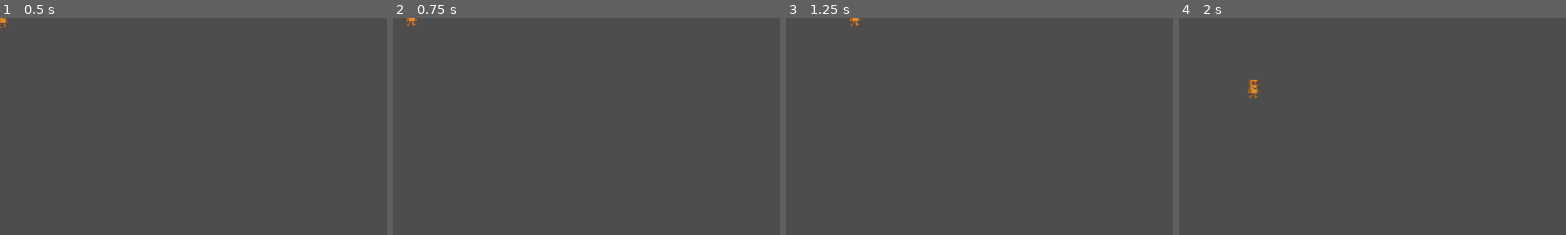
Above: before the commit, frames 1-4 (left to right).
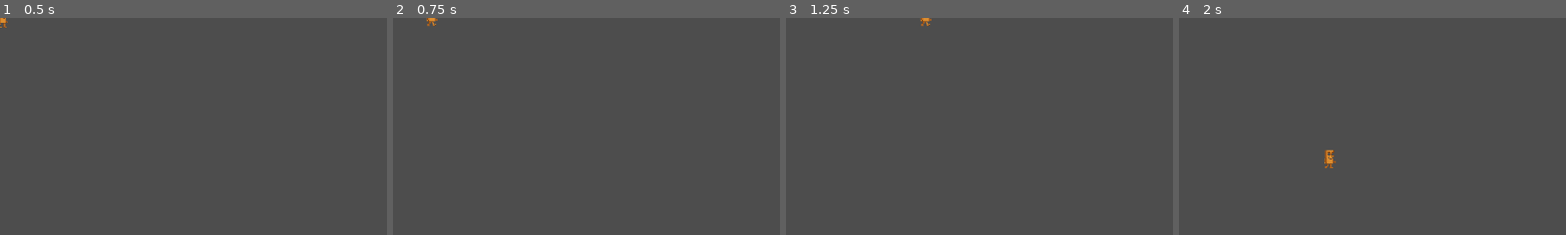
Above: after the commit, the same moments.

Repository: gabo4466/rogue_like_poc
Game: Godot game, scene res://scenes/level_1/level_1.tscn
Same seed, same stepped clock (60 frames per second), same inputs: the game is played once before the commit and once after it. This scene is started directly instead of the project's main scene.
Inputs:
- Up to frame 1 (0.5 s): no input
- Up to frame 2 (0.75 s): tap Enter at 0.5 s; hold Right (ui_right) from 0.53 s (still down)
- Up to frame 3 (1.25 s): keep holding Right (ui_right)
- Up to frame 4 (2 s): tap Space at 1.25 s; release Right (ui_right) at 1.28 s; hold Down (ui_down) from 1.28 s (still down)
The pictures show only the part of the screen within x 0-50%, y 0-50%; the shares and areas given below are measured in that part.

Frame 1 is identical in both runs. In frame 2, 0.1% of the frame differs, in the area x 3-12%, y 0-4%; in frame 3, 0.1%; in frame 4, 0.4%, in the area x 17-41%, y 28-70%.

Commit message:
refactor: simplifying movement logic

Diff:
--- a/project.godot
+++ b/project.godot
@@ -27,8 +27,7 @@
 }
 ui_right={
 "deadzone": 0.5,
-"events": [Object(InputEventKey,"resource_local_to_scene":false,"resource_name":"","device":0,"window_id":0,"alt_pressed":false,"shift_pressed":false,"ctrl_pressed":false,"meta_pressed":false,"pressed":false,"keycode":4194321,"physical_keycode":0,"key_label":0,"unicode":0,"location":0,"echo":false,"script":null)
-, Object(InputEventJoypadButton,"resource_local_to_scene":false,"resource_name":"","device":0,"button_index":14,"pressure":0.0,"pressed":false,"script":null)
+"events": [Object(InputEventJoypadButton,"resource_local_to_scene":false,"resource_name":"","device":0,"button_index":14,"pressure":0.0,"pressed":false,"script":null)
 , Object(InputEventJoypadMotion,"resource_local_to_scene":false,"resource_name":"","device":0,"axis":0,"axis_value":1.0,"script":null)
 , Object(InputEventKey,"resource_local_to_scene":false,"resource_name":"","device":-1,"window_id":0,"alt_pressed":false …(186 unchanged characters)…
 ]
@@ -49,3 +48,27 @@
 , Object(InputEventKey,"resource_local_to_scene":false,"resource_name":"","device":-1,"window_id":0,"alt_pressed":false …(186 unchanged characters)…
 ]
 }
+right={
+"deadzone": 0.2,
+"events": [Object(InputEventKey,"resource_local_to_scene":false,"resource_name":"","device":-1,"window_id":0,"alt_pressed":false,"shift_pressed":false,"ctrl_pressed":false,"meta_pressed":false,"pressed":false,"keycode":0,"physical_keycode":4194321,"key_label":0,"unicode":0,"location":0,"echo":false,"script":null)
+, Object(InputEventKey,"resource_local_to_scene":false,"resource_name":"","device":-1,"window_id":0,"alt_pressed":false,"shift_pressed":false,"ctrl_pressed":false,"meta_pressed":false,"pressed":false,"keycode":0,"physical_keycode":68,"key_label":0,"unicode":100,"location":0,"echo":false,"script":null)
+]
+}
+left={
+"deadzone": 0.2,
+"events": [Object(InputEventKey,"resource_local_to_scene":false,"resource_name":"","device":-1,"window_id":0,"alt_pressed":false,"shift_pressed":false,"ctrl_pressed":false,"meta_pressed":false,"pressed":false,"keycode":0,"physical_keycode":65,"key_label":0,"unicode":97,"location":0,"echo":false,"script":null)
+, Object(InputEventKey,"resource_local_to_scene":false,"resource_name":"","device":-1,"window_id":0,"alt_pressed":false,"shift_pressed":false,"ctrl_pressed":false,"meta_pressed":false,"pressed":false,"keycode":0,"physical_keycode":4194319,"key_label":0,"unicode":0,"location":0,"echo":false,"script":null)
+]
+}
+up={
+"deadzone": 0.2,
+"events": [Object(InputEventKey,"resource_local_to_scene":false,"resource_name":"","device":-1,"window_id":0,"alt_pressed":false,"shift_pressed":false,"ctrl_pressed":false,"meta_pressed":false,"pressed":false,"keycode":0,"physical_keycode":87,"key_label":0,"unicode":119,"location":0,"echo":false,"script":null)
+, Object(InputEventKey,"resource_local_to_scene":false,"resource_name":"","device":-1,"window_id":0,"alt_pressed":false,"shift_pressed":false,"ctrl_pressed":false,"meta_pressed":false,"pressed":false,"keycode":0,"physical_keycode":4194320,"key_label":0,"unicode":0,"location":0,"echo":false,"script":null)
+]
+}
+down={
+"deadzone": 0.2,
+"events": [Object(InputEventKey,"resource_local_to_scene":false,"resource_name":"","device":-1,"window_id":0,"alt_pressed":false,"shift_pressed":false,"ctrl_pressed":false,"meta_pressed":false,"pressed":false,"keycode":0,"physical_keycode":4194322,"key_label":0,"unicode":0,"location":0,"echo":false,"script":null)
+, Object(InputEventKey,"resource_local_to_scene":false,"resource_name":"","device":-1,"window_id":0,"alt_pressed":false,"shift_pressed":false,"ctrl_pressed":false,"meta_pressed":false,"pressed":false,"keycode":0,"physical_keycode":83,"key_label":0,"unicode":115,"location":0,"echo":false,"script":null)
+]
+}
--- a/scenes/player/player.gd
+++ b/scenes/player/player.gd
@@ -1,23 +1,16 @@
 class_name Player
 extends CharacterBody2D
 
-@export var speed: float = 100.0
+@export var speed: float = 300.0
 var direction := Vector2.ZERO
 
+func _ready():
+	add_to_group("player")
+
 func _physics_process(delta: float) -> void:
-	direction = Vector2.ZERO
+	var direction = Input.get_vector("left", "right", "up", "down")
 
-	if Input.is_action_pressed("ui_right"):
-		$AnimatedSprite2D.flip_h = false
-		direction.x += 1
-	if Input.is_action_pressed("ui_left"):
-		$AnimatedSprite2D.flip_h = true
-		direction.x -= 1
-	if Input.is_action_pressed("ui_down"):
-		direction.y += 1
-	if Input.is_action_pressed("ui_up"):
-		direction.y -= 1
-
+	$AnimatedSprite2D.flip_h = direction.x < 0
 	direction = direction.normalized()
 	velocity = direction * speed
 	move_and_slide()
--- a/scenes/player/player.tscn
+++ b/scenes/player/player.tscn
@@ -56,7 +56,6 @@
 
 [node name="Player" type="CharacterBody2D"]
 script = ExtResource("1_g2els")
-speed = 150.0
 metadata/_edit_group_ = true
 
 [node name="AnimatedSprite2D" type="AnimatedSprite2D" parent="."]
